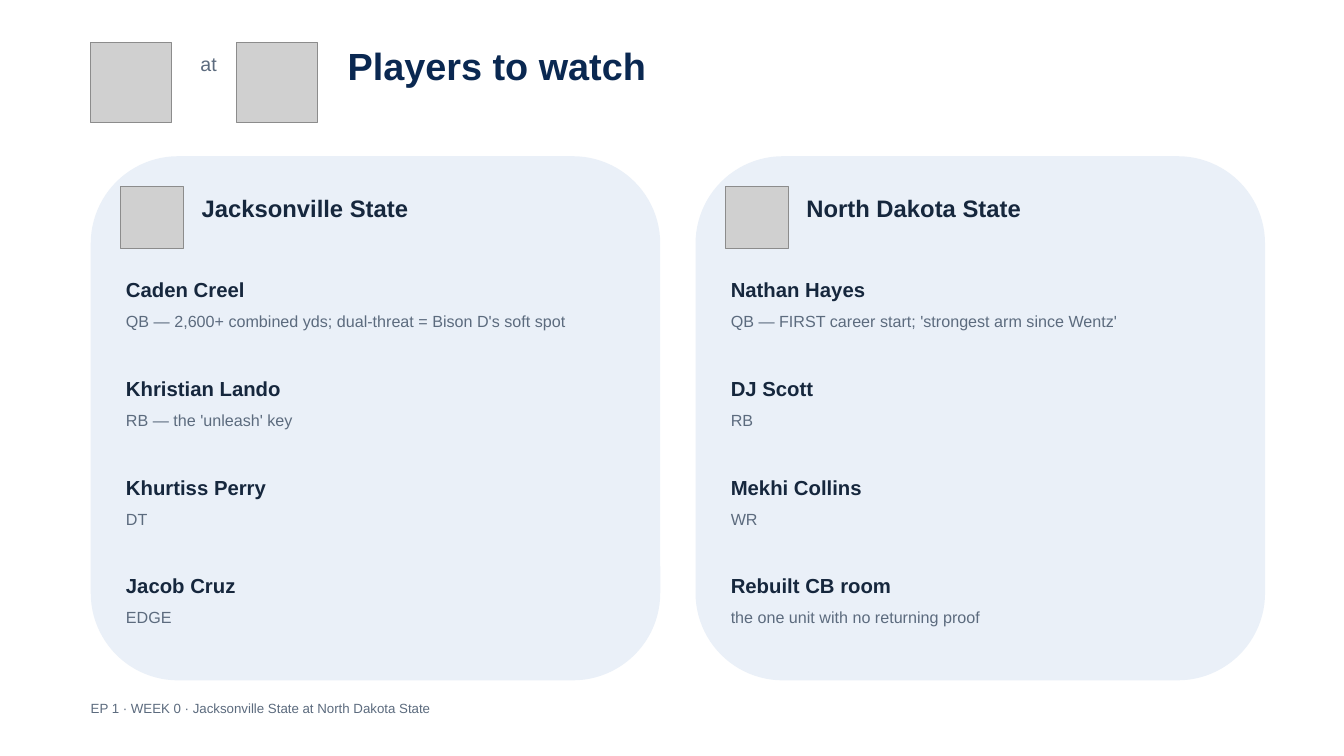
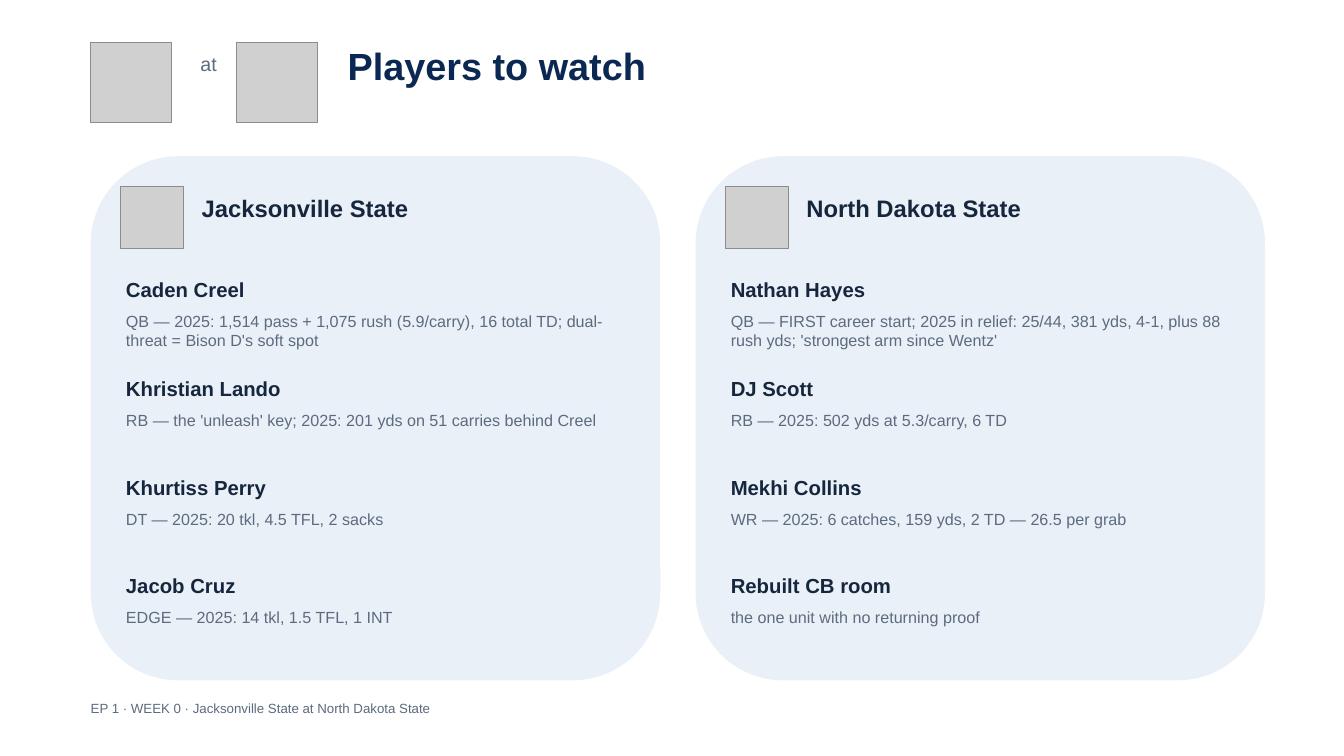
Before and after one commit to lucasalvarezflorida-lab/ncaa-fbs-analytics, a slide deck: slide 7 of decks/2026_Week0_Episode1.pptx. Drawn at 1344x756 pixels with LibreOffice and Linux fonts; fonts in the diff are those of the drawing; grey boxes stand for pictures. Boxes give left, top, right and bottom in pixels: in the first picture for what was removed or moved away, otherwise in the second. Text is boxed around its words. In the diff, an @@ line names an element or a change of style, - is before the commit and + after.

```diff
--- a/decks/2026_Week0_Episode1.pptx
+++ b/decks/2026_Week0_Episode1.pptx
@@ text at (126,315,603,350): text changed @@
-QB — 2,600+ combined yds; dual-threat = Bison D's soft spot
+QB — 2025: 1,514 pass + 1,075 rush (5.9/carry), 16 total TD; dual-threat = Bison D's soft spot
@@ text at (731,315,1220,350): text changed @@
-QB — FIRST career start; 'strongest arm since Wentz'
+QB — FIRST career start; 2025 in relief: 25/44, 381 yds, 4-1, plus 88 rush yds; 'strongest arm since Wentz'
@@ text at (126,414,597,430): text changed @@
-RB — the 'unleash' key
+RB — the 'unleash' key; 2025: 201 yds on 51 carries behind Creel
@@ text at (731,414,1006,430): text changed @@
-RB
+RB — 2025: 502 yds at 5.3/carry, 6 TD
@@ text at (126,513,383,527): text changed @@
-DT
+DT — 2025: 20 tkl, 4.5 TFL, 2 sacks
@@ text at (731,513,1126,529): text changed @@
-WR
+WR — 2025: 6 catches, 159 yds, 2 TD — 26.5 per grab
@@ text at (126,611,393,625): text changed @@
-EDGE
+EDGE — 2025: 14 tkl, 1.5 TFL, 1 INT
```
Also in this commit, not shown: 2 other slides changed, 1 other file.
